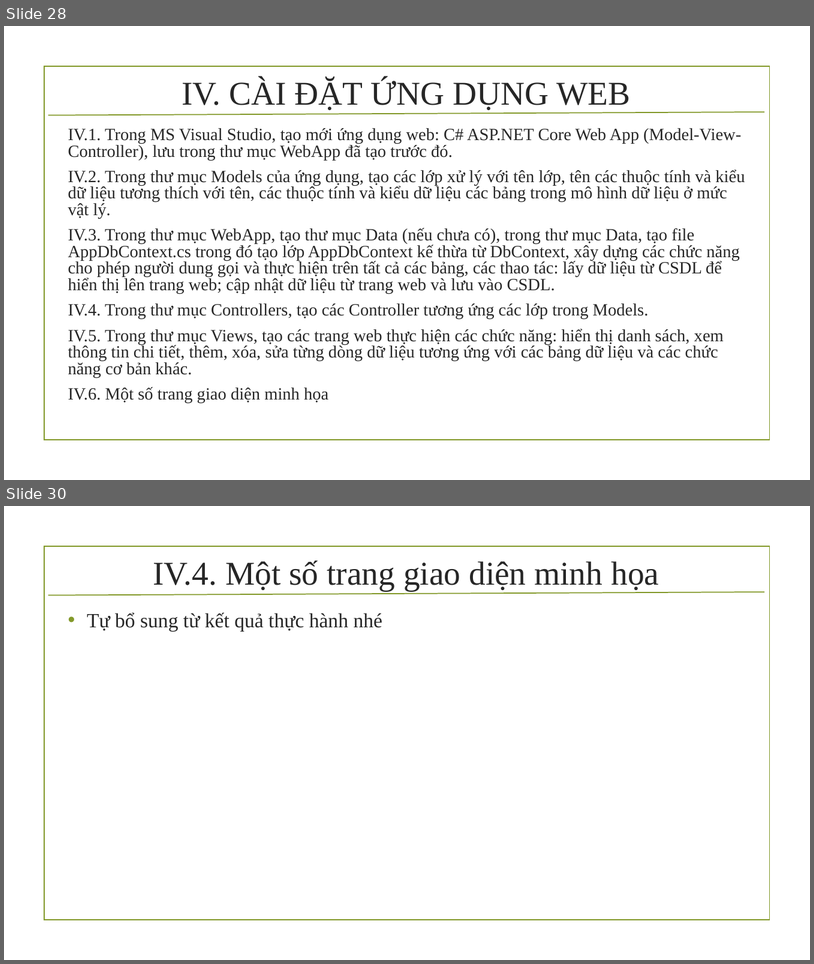
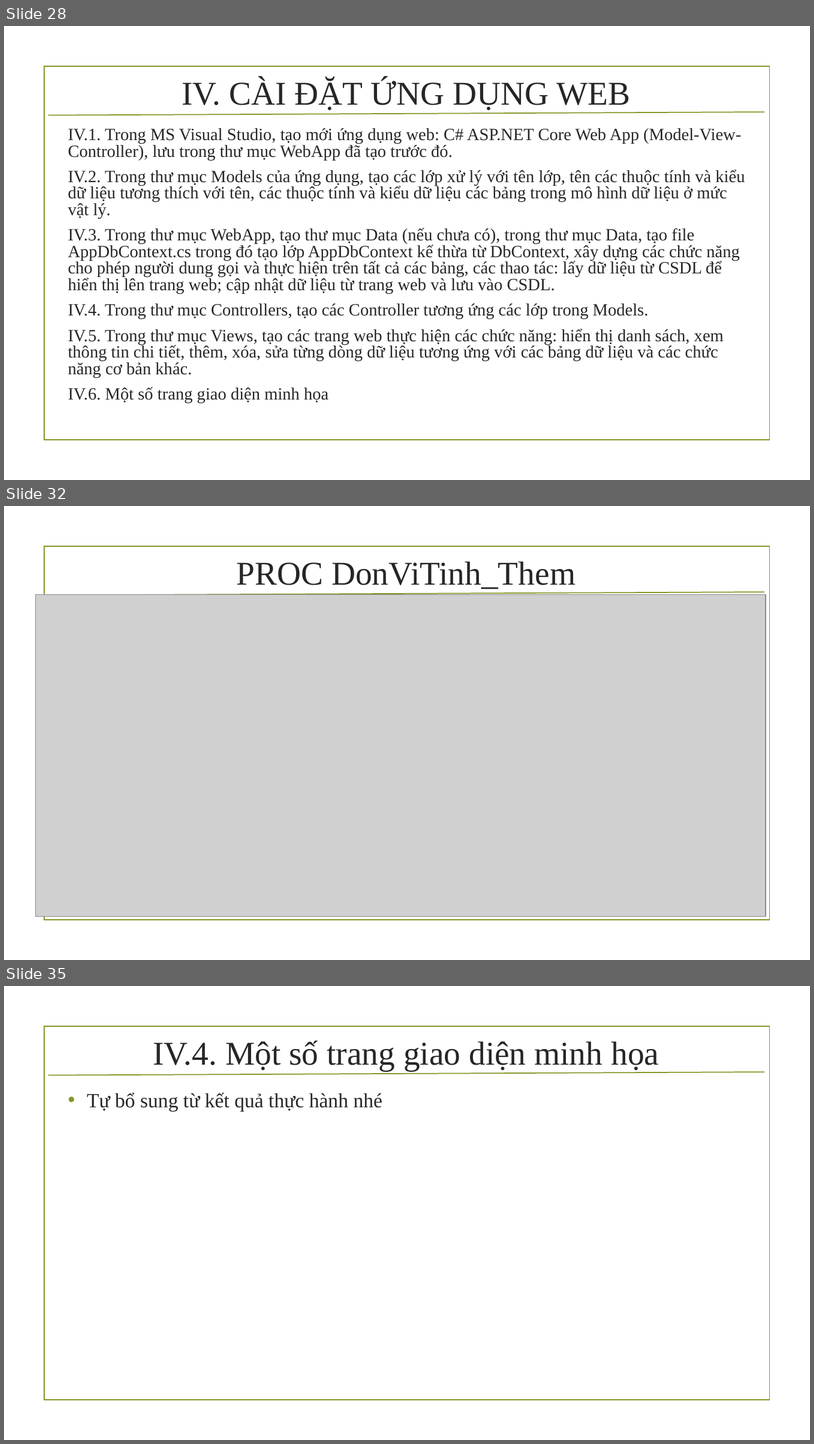
Before and after one commit to lehaiphat2006/PhatLeHai66132735, a slide deck: Data/pp.báo cáo.pptx. Shown one above the other, each under a label of ours: slides 28 and 30 before the commit, slides 28, 32 and 35 after it; the slides between them are not shown. The pictures are 814x964 and 814x1444 pixels, drawn with LibreOffice and Linux fonts; fonts in the diff are those of the drawing; grey boxes stand for pictures; background and template pictures are left out. Boxes give left, top, right and bottom in pixels: in the first picture for what was removed or moved away, otherwise in the second. Text is boxed around its words. In the diff, an @@ line names an element or a change of style, - is before the commit and + after.

```diff
--- a/Data/pp.báo cáo.pptx
+++ b/Data/pp.báo cáo.pptx
@@ slide 32 added at [4, 506, 810, 960], background picture (left out); not listed: 2 template elements that a slide beside it also shows @@
@@ title added at [237, 561, 576, 589], 39.6 pt, text #262626 @@
+PROC DonViTinh_Them
@@ picture added at [35, 595, 766, 917] @@
@@ what was slide 30 is now slide 35 @@
```
Also in this commit, not shown: 1 slide changed, 4 other slides added, 31 other files.
